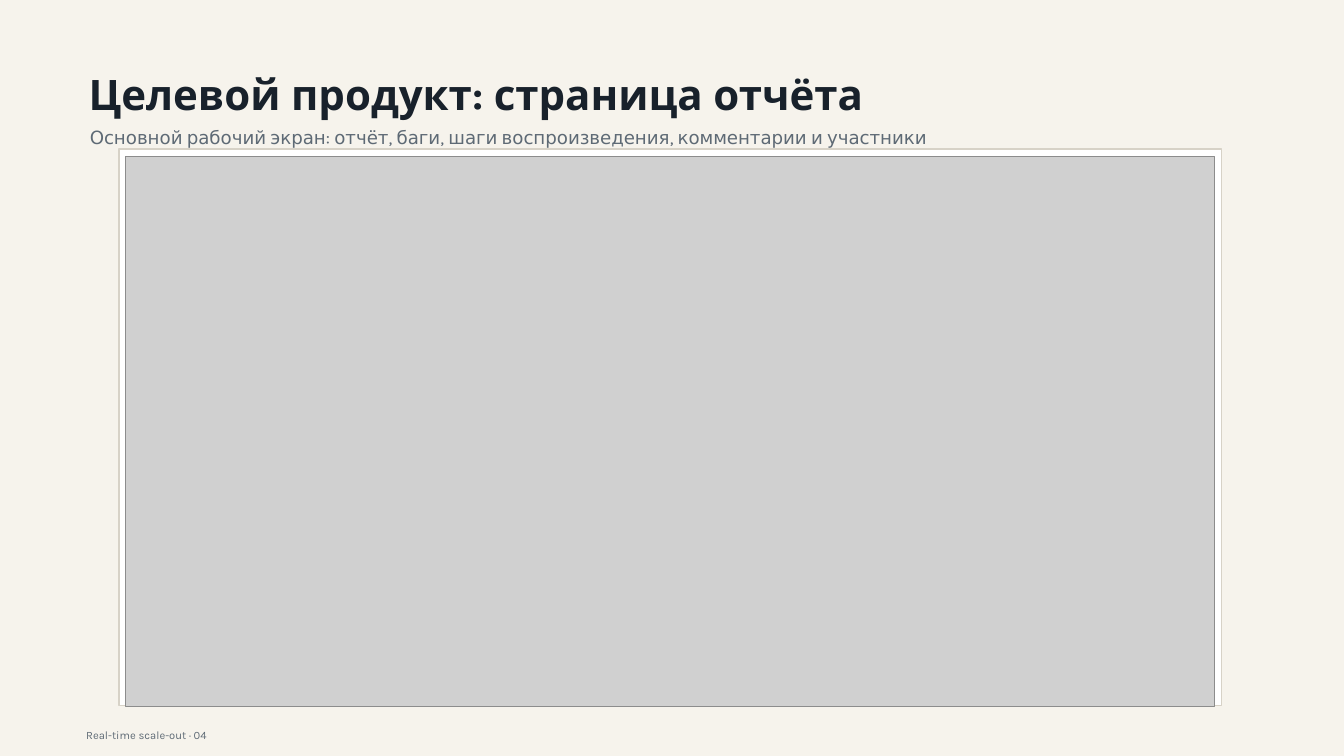
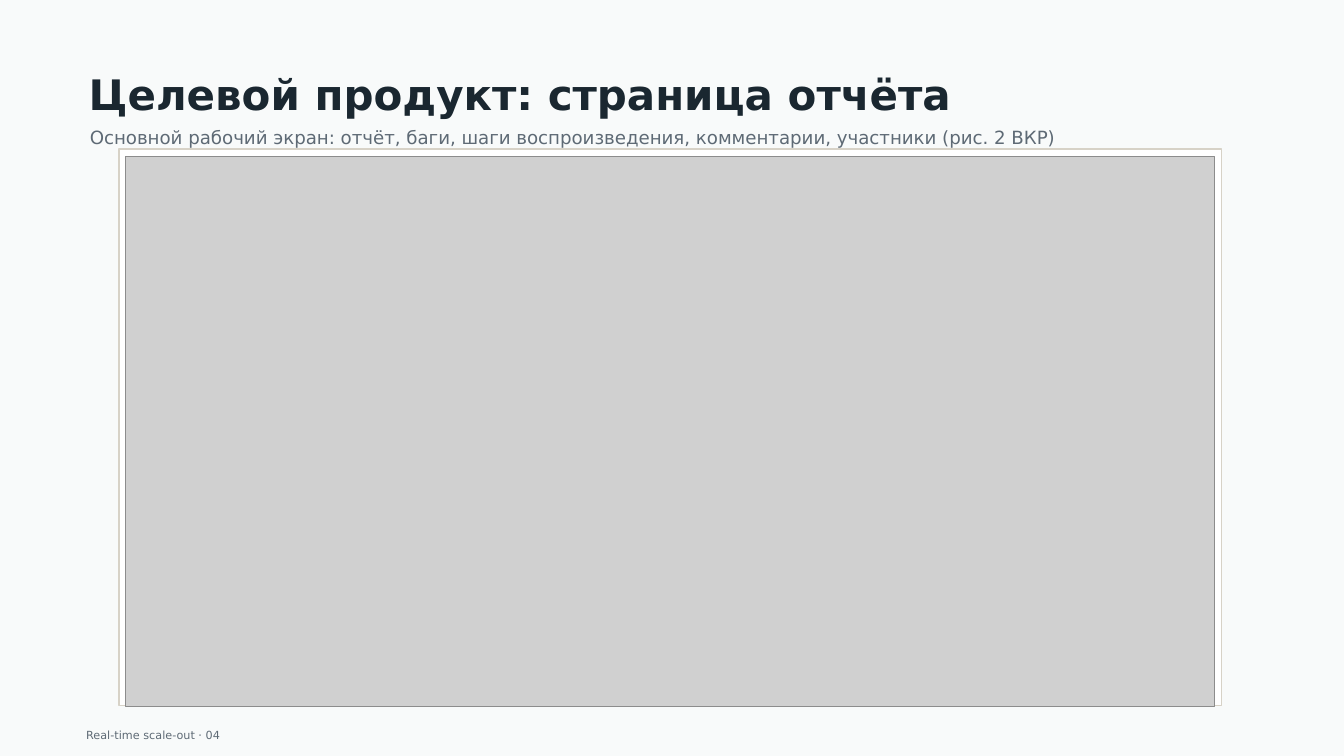
Before and after one commit to gently-whitesnow/final-qualifying-work, a slide deck: slide 4 of build/pptx/vkr-defense-draft.pptx. Drawn at 1344x756 pixels with LibreOffice and Linux fonts; fonts in the diff are those of the drawing; grey boxes stand for pictures. Boxes give left, top, right and bottom in pixels: in the first picture for what was removed or moved away, otherwise in the second. Text is boxed around its words. In the diff, an @@ line names an element or a change of style, - is before the commit and + after.

```diff
--- a/build/pptx/vkr-defense-draft.pptx
+++ b/build/pptx/vkr-defense-draft.pptx
@@ background #F6F3EC to #F8FAFA @@
@@ text "Целевой продукт: страница отчёта" at (89,77,951,119): font Karla to DejaVu Sans, text colour #18212B to #1A2730 @@
@@ text in rounded rectangle at (90,130,1054,149): text changed; font Karla to DejaVu Sans @@
-Основной рабочий экран: отчёт, баги, шаги воспроизведения, комментарии и участники
+Основной рабочий экран: отчёт, баги, шаги воспроизведения, комментарии, участники (рис. 2 ВКР)
@@ text "Real-time scale-out · 04" at (86,731,220,739): font Karla to DejaVu Sans @@
```
Also in this commit, not shown: 6 other slides changed, 11 slides added, 8 slides removed, 31 other files.
